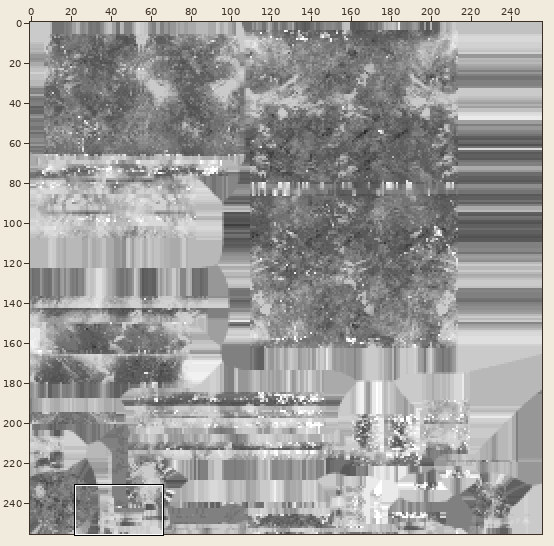
A sprite sheet gets an edit: models/security/base_mat_Roughness.png. The picture above shows the old version from afar; the outline marks the close-up.
Close-up. First the earlier version:
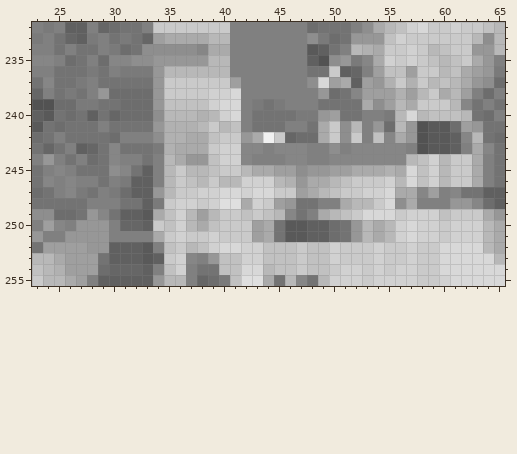
The file is 256x256 pixels. Colours within 5 levels of each other are drawn and written as one. Shown: x 23..65, y 232..255. The commit also changed other parts of the picture, which this record leaves out.
Now the later version:
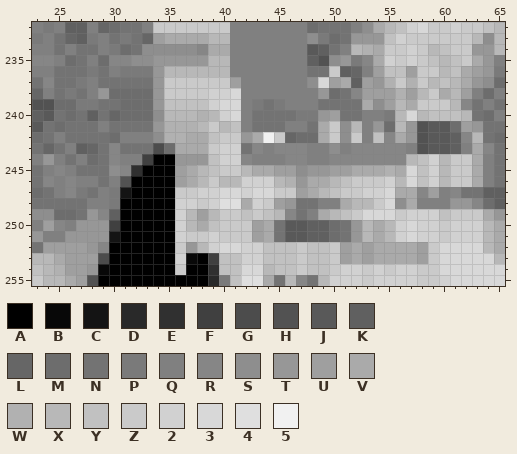
Palette (. is transparent): A #000000  B #080808  C #141414  D #292929  E #303030  F #404040  G #4c4c4c  H #525252  J #595959  K #606060  L #666666  M #6d6d6d  N #737373  P #7a7a7a  Q #808080  R #868686  S #8e8e8e  T #979797  U #9f9f9f  V #aaaaaa  W #b1b1b1  X #b8b8b8  Y #c1c1c1  Z #cacaca  2 #d1d1d1  3 #d8d8d8  4 #dfdfdf  5 #f1f1f1
Changes in this commit:
@@ x 23..65 @@
 242 MNQNNNNMQQQSWWVVYZZTV5ZLMMVZSZQYRVTHJJKRXNM
-243 NLNQKLNRNNNPWVVVZ22RRQRRRQQSQRRRRRQHJJKQVRN
-244 QTQNQMNRQQNQXVTTY22RQQQRRQQRRRRRRRXY2XZZVQN
-245 NQRQNNNSRNKQXZXXYZZXVVUUSTTUUVVVWV3Y2XZZVQN
-246 NRQRQQNQPKKQXZYXZXX222XWTVVXYZZZ2X3Y2XZZVQN
-247 MNQRPNQPMKKTXZZ2233233ZZUVXYZZ223VVRUQRNNKK
-248 NNNNNQQQNNKPZ22Z244V2ZUTNNQQVXXZ3SVQQQTTRMK
-249 SSMMNTRNKKJVY2XUXZZYZYXRNQVXYZ333Z222YZZZVT
-250 QURQTTTQLLKZY2XVYZZZUVNJJKKMNTXVX2322Z222XV
-251 TQQTTTTQQQQVZ2ZZ2ZZZUVNJJKKMNTXVX2322Z222XV
-252 NUUUUTTKKKJQYZXY23322YYYZYY2ZZZ2ZZ2ZZ3333XV
-253 XXVUUUNKKKJKZ2RQTYY22YYYZYY2ZZZ2ZZ2ZZ33333X
-254 YXWUUUMLLLKQY2QNNYY33XYYZYYZ22Z2Z22ZZ333333
-255 ZXXVUQKKKKKTXXQLMPY44VNXRNX222Z2222ZZ233333
+243 NLNQKLNRNNNGMVVVZ22NRQRRRQQSQRRRRRQHJJKQVRN
+244 QTQNQMNRQQFAATTTY22RQQQRRQQRRRRRRRXY2XZZVQN
+245 NQRQNNNSREAAAUVXYZZXVVUUSTTUUVVVWV3Y2XZZVQN
+246 NRQRQQNQHAAAAUVXZXX222XWTVVXYZZZ2X3Y2XZZVQN
+247 MNQRPNQPCAAAAZZ2233233ZZUVXYZZ223VVRUQRNNKK
+248 NNNNNQQPAAAAA22Z244V2ZUTNNQQVXXZ3SVQQQTTRMK
+249 SSMMNTRKAAAAA2XUXZZYZYXRNQVXYZ333Z222YZZZVT
+250 QURQTTTFAAAAA2XVYZZZUVNJJKKMNTXVX2322Z222XV
+251 TQQTTTTCAAAAA2ZZ2ZZZUVNJJKKMNTXVX2322Z222XV
+252 NUUUUTRAAAAAAZTX23322YYYZYYZUVUVVVVUZ3333XV
+253 XXVUUUGAAAAAA2BAFYY22YYYZYYZUVUVVVVUZ33333X
+254 YXWUUTBAAAAAAZAAEYY33XYYZYYZ22Z2Z22ZZ333333
+255 ZXXVUHAAAAAAAAAADPY44VNXRNX222Z2222ZZ233333
